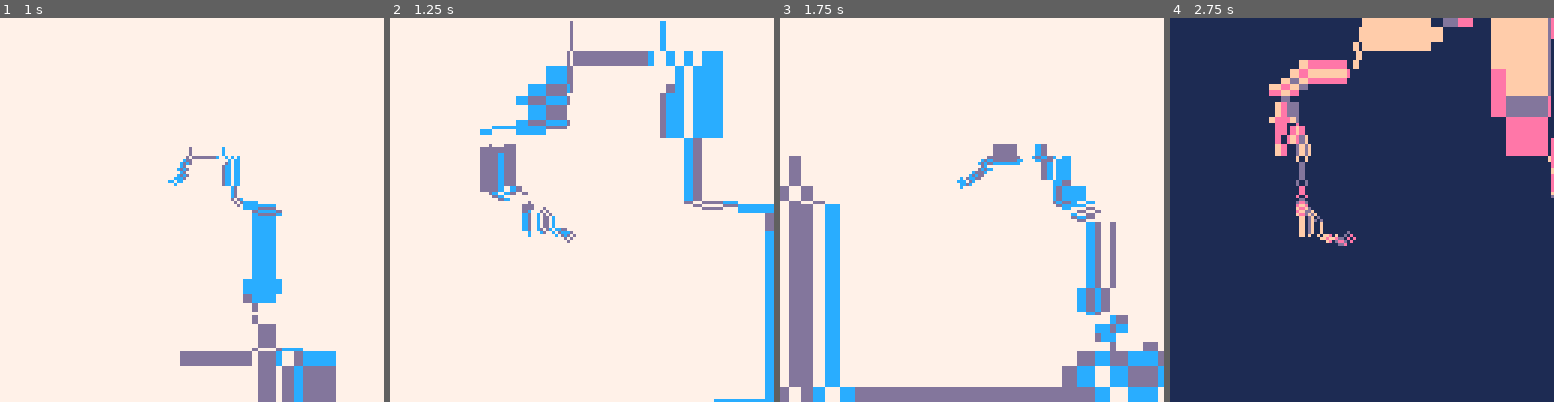
Above: before the commit, frames 1-4 (left to right).
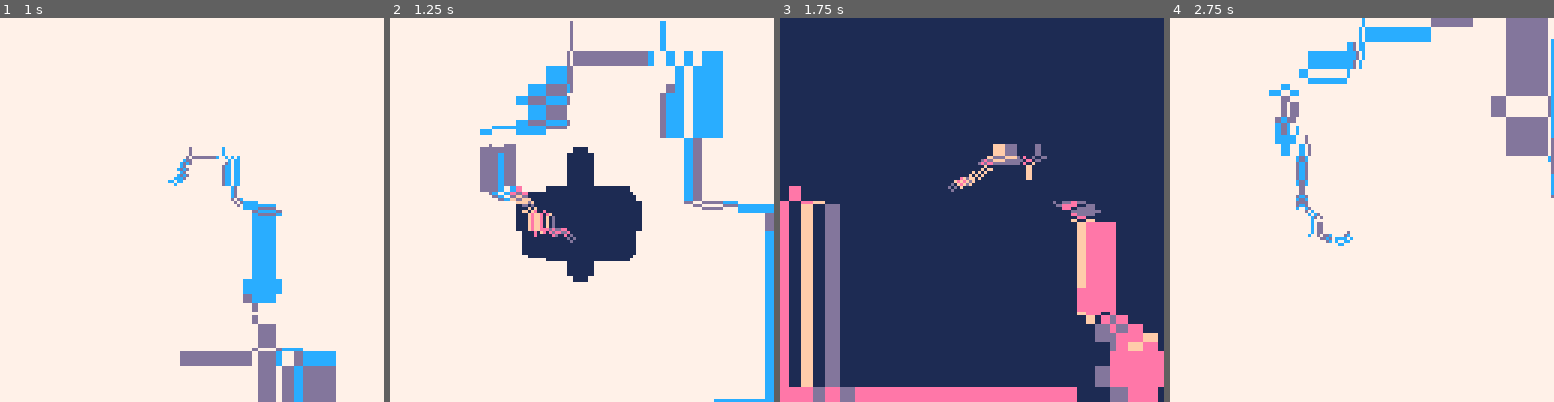
Above: after the commit, the same moments.

Repository: danslocombe/picoart
Game: PICO-8 cartridge tweetcarts/firenza.p8
Same seed, same stepped clock (60 frames per second), same inputs: the game is played once before the commit and once after it.
Inputs:
- Up to frame 1 (1 s): no input
- Up to frame 2 (1.25 s): no input
- Up to frame 3 (1.75 s): no input
- Up to frame 4 (2.75 s): no input

Frame 1 is identical in both runs. In frame 2, 6.9% of the frame differs, in the area x 31-66%, y 33-69%; in frame 3, 100%; in frame 4, 100%, in the area x 0-100%, y 0-100%.

Commit message:
hacky ternary

Diff:
--- a/tweetcarts/firenza.p8
+++ b/tweetcarts/firenza.p8
@@ -2,10 +2,9 @@
 version 34
 __lua__
 u=64e=128l=circfill
-_set_fps(60)poke(0x5f54,0x60)t=127p={}q=0::a::t+=1z=rnd(1)x=cos(z)y=sin(z)sspr(x+5,y+5,118,118,-x,-y,e,e)
+_set_fps(60)poke(0x5f54,0x60)t=e p={}q=0::a::t+=2z=rnd(1)x=cos(z)y=sin(z)sspr(x+5,y+5,118,118,-x,-y,e,e)
 for i=0,9do
 q+=1a=q/450circ(u+10*cos(a),u+10*sin(a),1,p[flr(1+rnd(#p))])end
-if t==e then
-p={7,12,13}l(u,u,8,p[1])elseif t>250then
-p={1,13,14,15}l(u,u,8,p[1])t=0end
+if t>=e then
+p=t~=e and{7,12,13}or{1,13,14,15}t=t==e and 1or 0l(u,u,8,p[1])end
 flip()goto a
